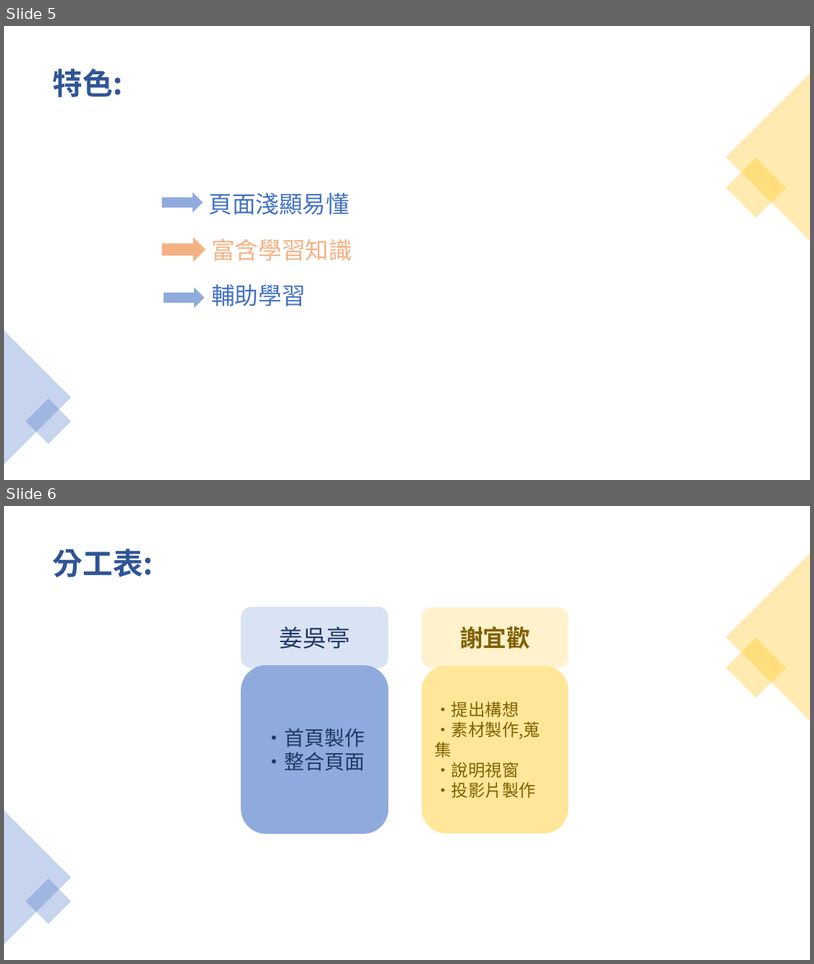
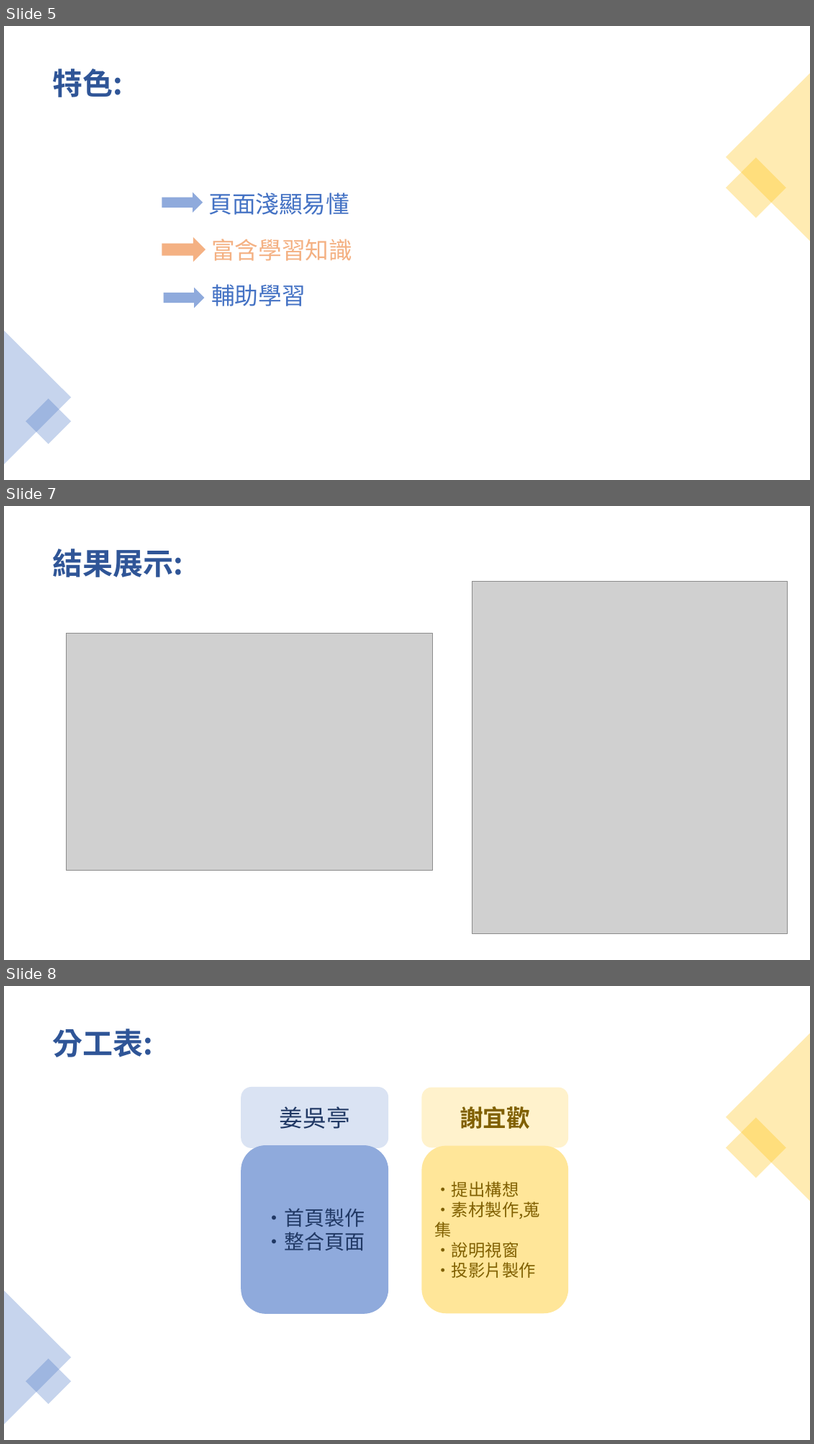
Before and after one commit to Michelle-Wu03/final_, a slide deck: 專案/00857008-00857025期末專案.pptx. Shown one above the other, each under a label of ours: slides 5 and 6 before the commit, slides 5, 7 and 8 after it; the slides between them are not shown. The pictures are 814x964 and 814x1444 pixels, drawn with LibreOffice and Linux fonts; fonts in the diff are those of the drawing; grey boxes stand for pictures. Boxes give left, top, right and bottom in pixels: in the first picture for what was removed or moved away, otherwise in the second. Text is boxed around its words. In the diff, an @@ line names an element or a change of style, - is before the commit and + after.

```diff
--- a/專案/00857008-00857025期末專案.pptx
+++ b/專案/00857008-00857025期末專案.pptx
@@ slide 7 added at box(4, 506, 810, 960), background #FFFFFF @@
@@ title added at box(52, 548, 183, 577), 36 pt, text #2F5597, bold @@
+結果展示:
@@ picture added at box(473, 581, 788, 934) @@
@@ picture added at box(67, 633, 433, 870) @@
@@ what was slide 6 is now slide 8 @@
```
Also in this commit, not shown: 2 slides changed, 1 other slide added, 11 other files.
